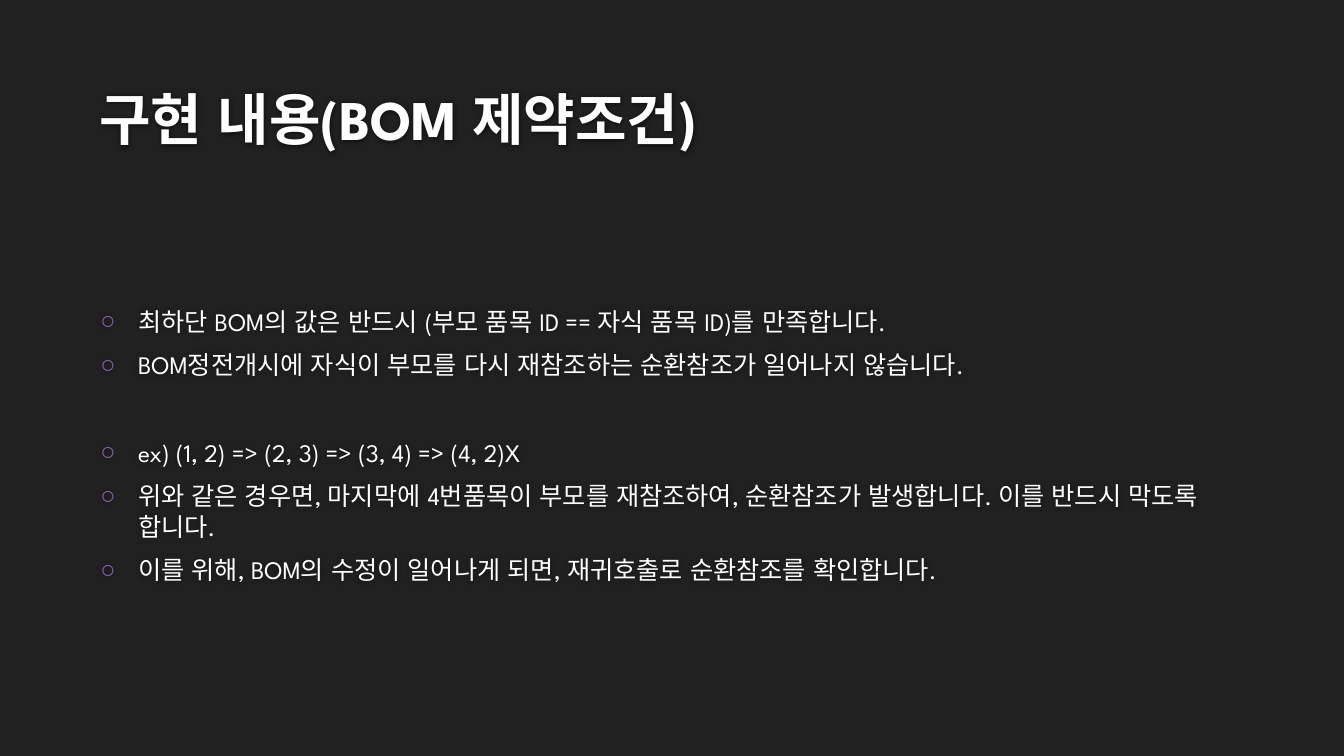
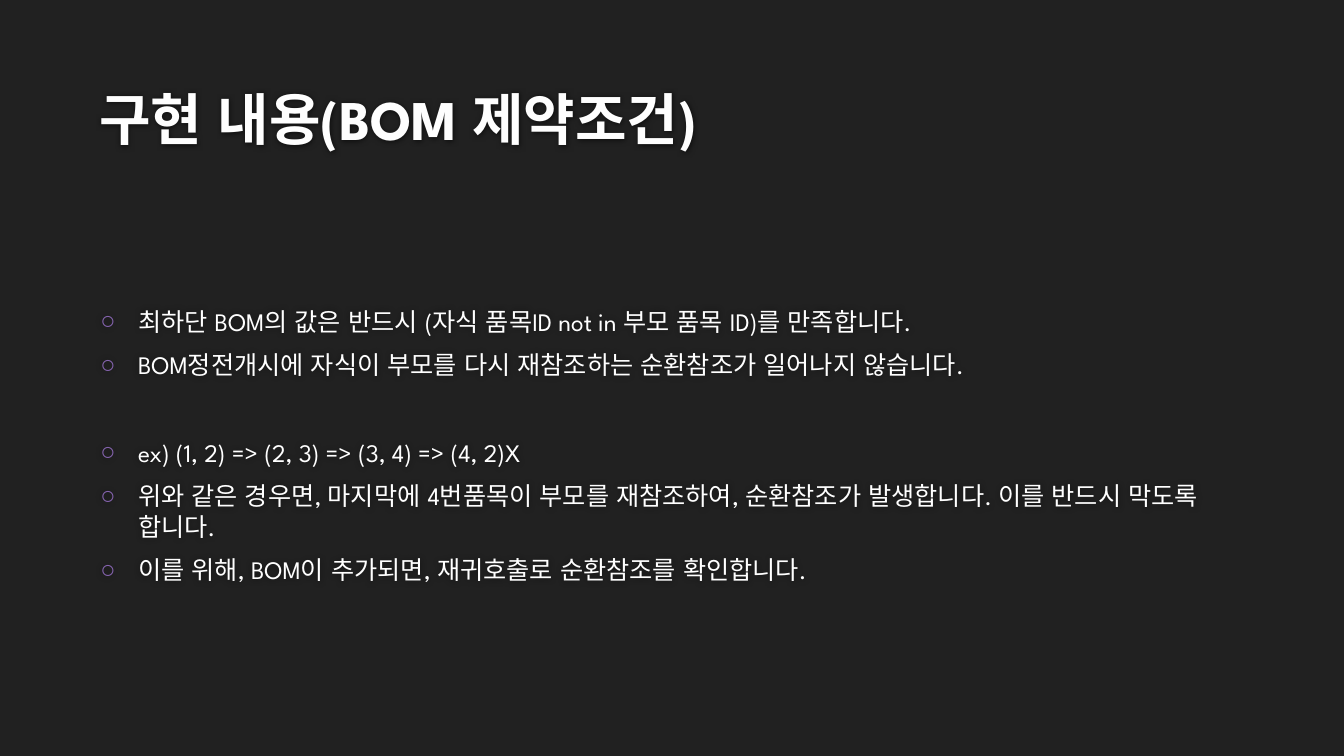
Before and after one commit to J-HyeonSeo/J-InVenTo, a slide deck: slide 18 of src/main/resources/Guide/스프링부트로 재고관리 프로그램 제작하기.pptx. Drawn at 1344x756 pixels with LibreOffice and Linux fonts; fonts in the diff are those of the drawing; background and template pictures are left out. Boxes give left, top, right and bottom in pixels: in the first picture for what was removed or moved away, otherwise in the second. Text is boxed around its words. In the diff, an @@ line names an element or a change of style, - is before the commit and + after.

Commit message:
--수행 목록-- - Bom 관련 컨트롤러 및 서비스 일부 구현 - Bom 관련 Exception 정의 - ErrorType을 Interface로 만듦.

```diff
--- a/src/main/resources/Guide/스프링부트로 재고관리 프로그램 제작하기.pptx
+++ b/src/main/resources/Guide/스프링부트로 재고관리 프로그램 제작하기.pptx
@@ text at (x1=138, y1=310, x2=912, y2=336): text changed @@
-○ 최하단 BOM의 값은 반드시 (부모 품목 ID == 자식 품목 ID)를 만족합니다.
+○ 최하단 BOM의 값은 반드시 (자식 품목ID not in 부모 품목 ID)를 만족합니다.
@@ text at (x1=138, y1=558, x2=807, y2=582): text changed @@
-○ 이를 위해, BOM의 수정이 일어나게 되면, 재귀호출로 순환참조를 확인합니다.
+○ 이를 위해, BOM이 추가되면, 재귀호출로 순환참조를 확인합니다.
```
Also in this commit, not shown: 1 other slide changed, 14 other files.
